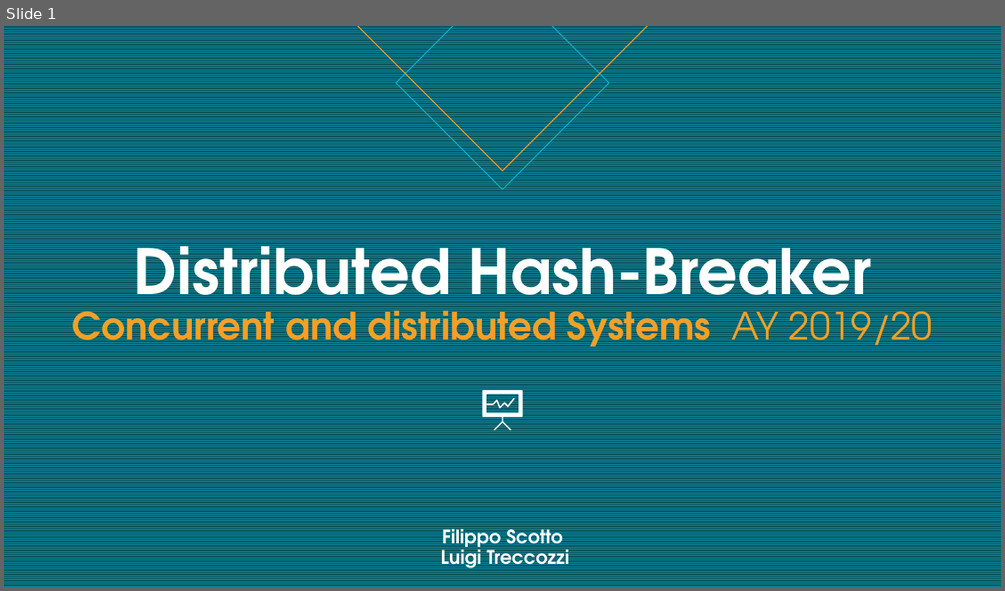
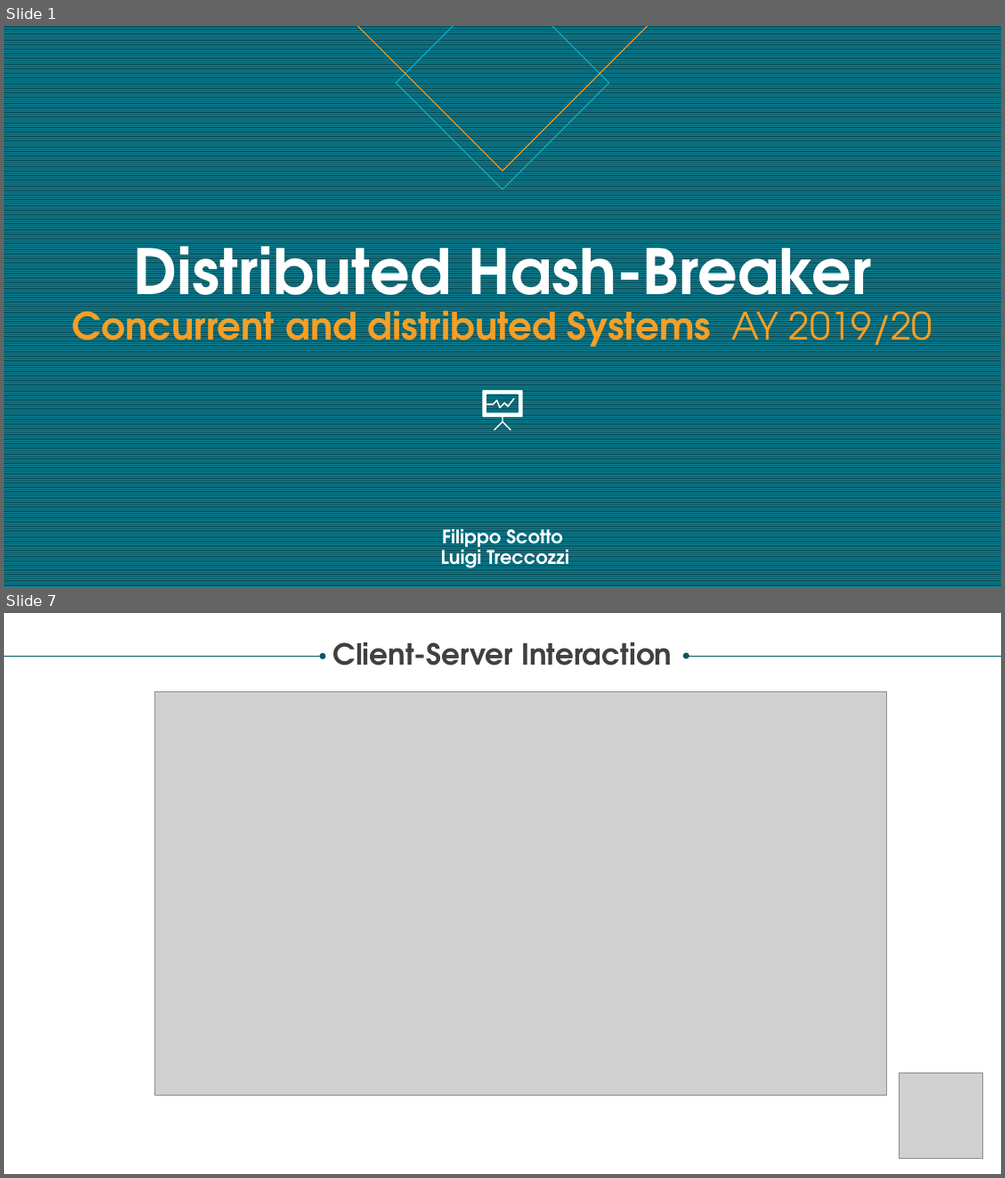
Before and after one commit to PippoGit/DistributedHashBreaker, a slide deck: Distributed Hash-breaker.pptx. Shown one above the other, each under a label of ours: slide 1 before the commit, slides 1 and 7 after it; the slides between them are not shown. The pictures are 1005x591 and 1005x1178 pixels, drawn with LibreOffice and Linux fonts; fonts in the diff are those of the drawing; grey boxes stand for pictures. Boxes give left, top, right and bottom in pixels: in the first picture for what was removed or moved away, otherwise in the second. Text is boxed around its words. In the diff, an @@ line names an element or a change of style, - is before the commit and + after.

```diff
--- a/Distributed Hash-breaker.pptx
+++ b/Distributed Hash-breaker.pptx
@@ slide 7 added at <box>4,613,1001,1174</box>, background #FFFFFF @@
@@ arrow added from (4, 657) to (323, 657), #085764 0.5 pt @@
@@ text added at <box>333,642,672,666</box>, 28 pt, text #404040, bold @@
+Client-Server Interaction
@@ arrow added from (1001, 656) to (686, 656), #085764 0.5 pt @@
@@ picture added at <box>155,691,887,1094</box> @@
@@ picture added at <box>898,1073,982,1159</box> @@
```
Also in this commit, not shown: 4 slides changed, 2 other slides added.
